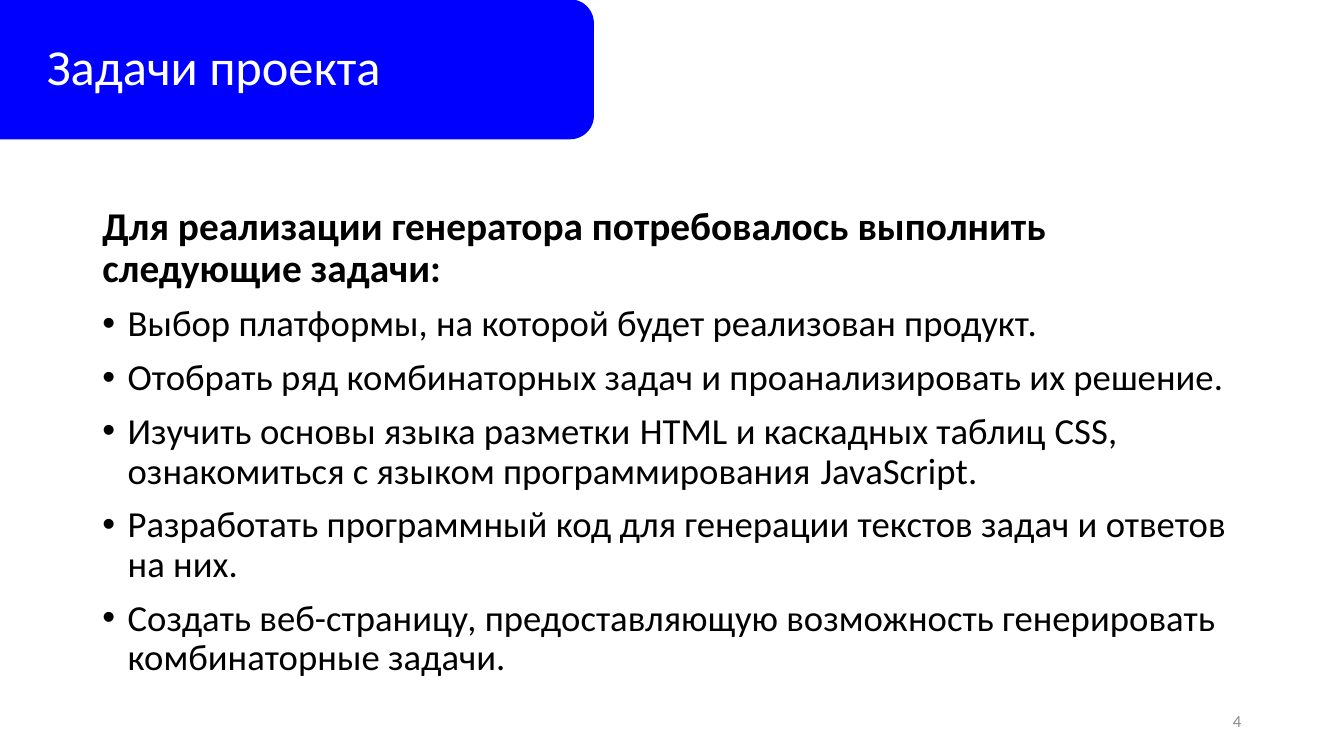
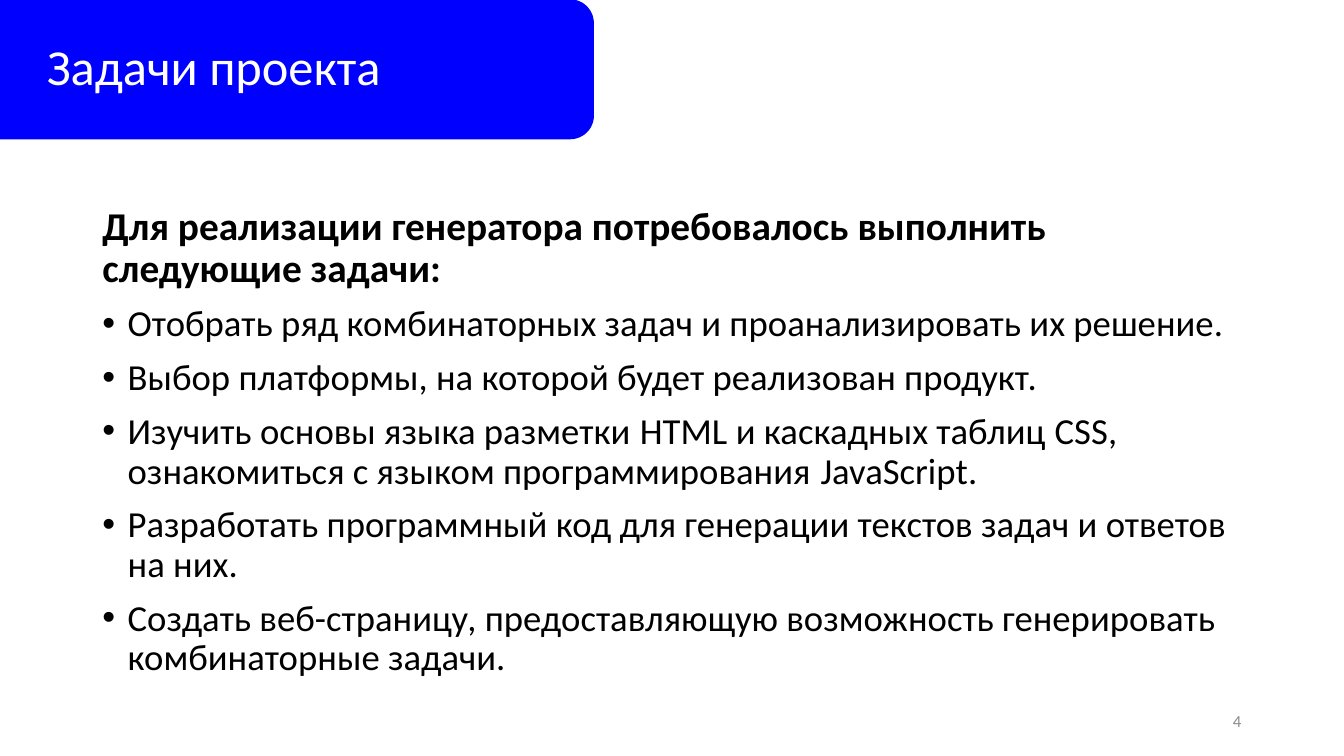
Before and after one commit to kirillvelyugo/school_sites, a slide deck: slide 4 of Project/Презентация.pptx. Drawn at 1344x756 pixels with LibreOffice and Linux fonts; fonts in the diff are those of the drawing. Boxes give left, top, right and bottom in pixels: in the first picture for what was removed or moved away, otherwise in the second. Text is boxed around its words. In the diff, an @@ line names an element or a change of style, - is before the commit and + after.

```diff
--- a/Project/Презентация.pptx
+++ b/Project/Презентация.pptx
@@ text at box(128, 311, 1223, 342): paragraph added @@
+• Отобрать ряд комбинаторных задач и проанализировать их решение.
@@ text at box(128, 365, 1223, 396): paragraph removed @@
-• Отобрать ряд комбинаторных задач и проанализировать их решение.
```
Also in this commit, not shown: 2 other slides changed, 47 other files.
